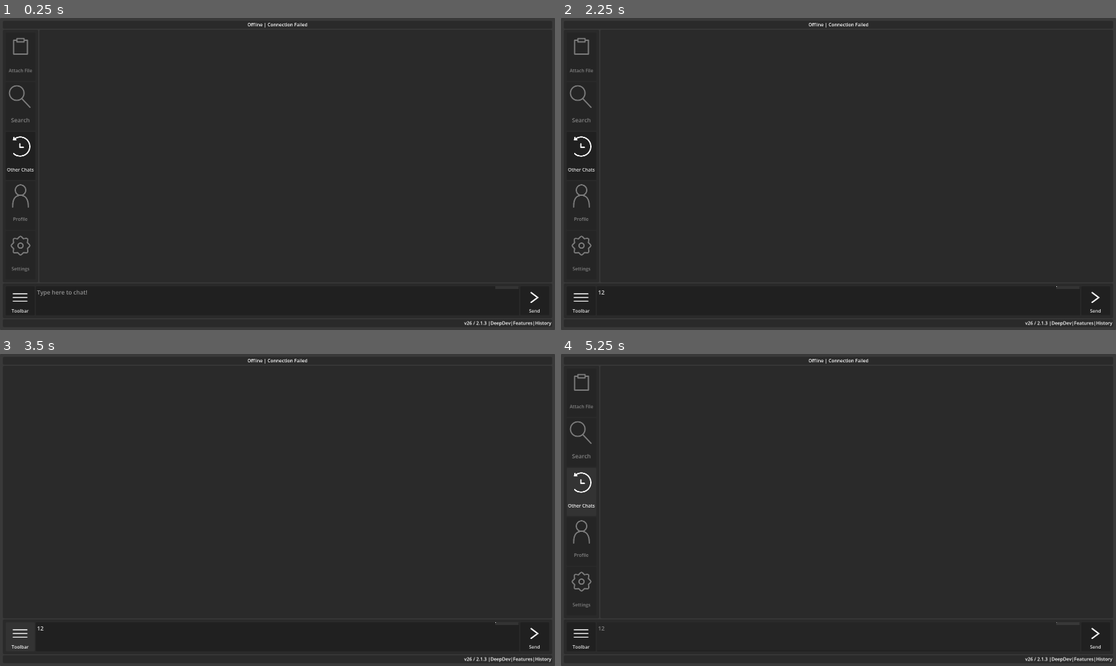
Above: before the commit, frames 1-4 (two rows, left to right).
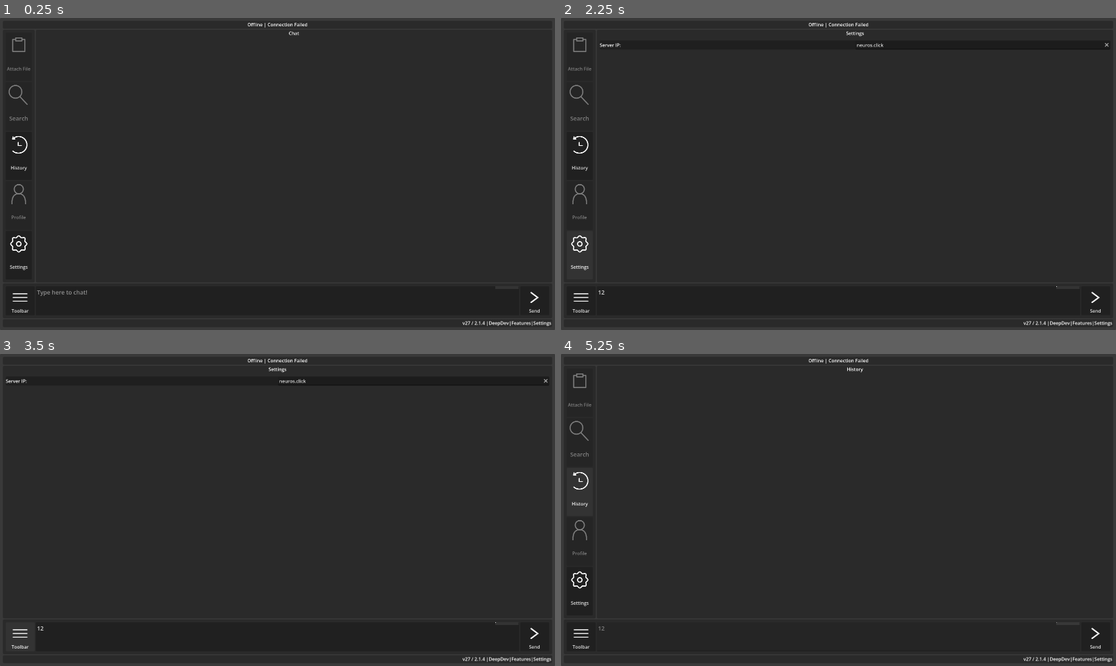
Above: after the commit, the same moments.

Repository: theodor-ziegler/WJ
Game: Godot game, scene res://scenes/window.tscn
Two runs of this game, one before a commit and one after it. Both use one fixed random seed, a clock stepped at 60 frames per second and the inputs below. The engine's default icon, where the game draws it, is replaced by a stand-in: a white triangle on a blue panel in a dark square.
Inputs (mouse positions are in pixels of both pictures, inside the frame that each line leads up to):
- Up to frame 1 (0.25 s): no input
- Up to frame 2 (2.25 s): click (838, 301) at 0.52 s; type "12" at 0.6 s; click "Other Chats" (after the commit: "History") at 1.25 s; click (577, 255) at 2 s, where only the run after the commit has a clickable "Settings"
- Up to frame 3 (3.5 s): click "Toolbar" at 2.75 s
- Up to frame 4 (5.25 s): click "Send" at 3.5 s; click "Toolbar" at 4.25 s; click "Other Chats" (after the commit: "History") at 5 s

The runs differ from the first frame. In frame 1, 0.7% of the frame differs, in the area x 1-100%, y 4-99%; in frame 2, 0.8%; in frame 3, 0.2%; in frame 4, 0.8%.

Commit message:
Einstellungen Hinzugefügt
Der Commit "Add Settings" wurde aufgrund von Fehlern in der GitHub Desktop App via das Web-Interface durchgeführt, wodurch Duplikatdateien entstanden.
Der Commit "Revert Add Settings" wurde von einem Account names "Xodabeef" durchgeführt. Dies lag an einem fehlerhaftem Login auf meinem Schulrechner, welcher nun behoben wurde.
GitHub ist mittlerweile eine Fehlerduchzogene Dienstleistung und sollte nicht für zukünftige Projekte genutzt werden.

Diff:
--- a/client/project.godot
+++ b/client/project.godot
@@ -16,7 +16,7 @@
 
 config/name="Client-Github"
 run/main_scene="uid://5qaneidsij0m"
-config/features=PackedStringArray("4.6", "Mobile")
+config/features=PackedStringArray("4.7", "Mobile")
 config/icon="res://icon.svg"
 
 [display]
--- a/client/scenes/window.tscn
+++ b/client/scenes/window.tscn
@@ -111,7 +111,7 @@
 [node name="HistoryButton" type="Button" parent="RootMargin/RootSplit/MainSplit/SubSplit/ToolbarPanel/ToolbarMargin/ToolbarSplit" unique_id=1951537956]
 layout_mode = 2
 size_flags_vertical = 3
-text = "Other Chats"
+text = "History"
 icon = ExtResource("2_qnju7")
 icon_alignment = 1
 vertical_icon_alignment = 0
@@ -130,7 +130,6 @@
 [node name="SettingsButton" type="Button" parent="RootMargin/RootSplit/MainSplit/SubSplit/ToolbarPanel/ToolbarMargin/ToolbarSplit" unique_id=382233623]
 layout_mode = 2
 size_flags_vertical = 3
-disabled = true
 text = "Settings"
 icon = ExtResource("4_syahi")
 icon_alignment = 1
@@ -142,19 +141,28 @@
 size_flags_horizontal = 3
 size_flags_vertical = 3
 
-[node name="ChatMargin" type="MarginContainer" parent="RootMargin/RootSplit/MainSplit/SubSplit/ChatPanel" unique_id=2012535059]
-layout_mode = 2
-theme_override_constants/margin_left = 10
-theme_override_constants/margin_top = 10
-theme_override_constants/margin_right = 10
-theme_override_constants/margin_bottom = 10
-
-[node name="ChatScroll" type="ScrollContainer" parent="RootMargin/RootSplit/MainSplit/SubSplit/ChatPanel/ChatMargin" unique_id=202143345]
+[node name="ChatSplit" type="VBoxContainer" parent="RootMargin/RootSplit/MainSplit/SubSplit/ChatPanel" unique_id=479869438]
+layout_mode = 2
+
+[node name="ChatLabel" type="Label" parent="RootMargin/RootSplit/MainSplit/SubSplit/ChatPanel/ChatSplit" unique_id=35010631]
+layout_mode = 2
+text = "Chat"
+horizontal_alignment = 1
+vertical_alignment = 1
+
+[node name="ChatMargin" type="MarginContainer" parent="RootMargin/RootSplit/MainSplit/SubSplit/ChatPanel/ChatSplit" unique_id=2012535059]
+layout_mode = 2
+theme_override_constants/margin_left = 10
+theme_override_constants/margin_top = 10
+theme_override_constants/margin_right = 10
+theme_override_constants/margin_bottom = 10
+
+[node name="ChatScroll" type="ScrollContainer" parent="RootMargin/RootSplit/MainSplit/SubSplit/ChatPanel/ChatSplit/ChatMargin" unique_id=202143345]
 layout_mode = 2
 follow_focus = true
 scroll_hint_mode = 3
 
-[node name="ChatMain" type="VBoxContainer" parent="RootMargin/RootSplit/MainSplit/SubSplit/ChatPanel/ChatMargin/ChatScroll" unique_id=406280471]
+[node name="ChatMain" type="VBoxContainer" parent="RootMargin/RootSplit/MainSplit/SubSplit/ChatPanel/ChatSplit/ChatMargin/ChatScroll" unique_id=406280471]
 layout_mode = 2
 size_flags_horizontal = 3
 size_flags_vertical = 3
@@ -164,22 +172,77 @@
 size_flags_horizontal = 3
 size_flags_vertical = 3
 
-[node name="HistoryMargin" type="MarginContainer" parent="RootMargin/RootSplit/MainSplit/SubSplit/HistoryPanel" unique_id=1285247544]
-layout_mode = 2
-theme_override_constants/margin_left = 10
-theme_override_constants/margin_top = 10
-theme_override_constants/margin_right = 10
-theme_override_constants/margin_bottom = 10
-
-[node name="HistoryScroll" type="ScrollContainer" parent="RootMargin/RootSplit/MainSplit/SubSplit/HistoryPanel/HistoryMargin" unique_id=520627855]
+[node name="HistorySplit" type="VBoxContainer" parent="RootMargin/RootSplit/MainSplit/SubSplit/HistoryPanel" unique_id=847276891]
+layout_mode = 2
+
+[node name="HistoryLabel" type="Label" parent="RootMargin/RootSplit/MainSplit/SubSplit/HistoryPanel/HistorySplit" unique_id=48959945]
+layout_mode = 2
+text = "History"
+horizontal_alignment = 1
+vertical_alignment = 1
+
+[node name="HistoryMargin" type="MarginContainer" parent="RootMargin/RootSplit/MainSplit/SubSplit/HistoryPanel/HistorySplit" unique_id=1285247544]
+layout_mode = 2
+theme_override_constants/margin_left = 10
+theme_override_constants/margin_top = 10
+theme_override_constants/margin_right = 10
+theme_override_constants/margin_bottom = 10
+
+[node name="HistoryScroll" type="ScrollContainer" parent="RootMargin/RootSplit/MainSplit/SubSplit/HistoryPanel/HistorySplit/HistoryMargin" unique_id=520627855]
 layout_mode = 2
 follow_focus = true
 scroll_hint_mode = 3
 
-[node name="HistoryMain" type="VBoxContainer" parent="RootMargin/RootSplit/MainSplit/SubSplit/HistoryPanel/HistoryMargin/HistoryScroll" unique_id=1100489123]
-layout_mode = 2
-size_flags_horizontal = 3
-size_flags_vertical = 3
+[node name="HistoryMain" type="VBoxContainer" parent="RootMargin/RootSplit/MainSplit/SubSplit/HistoryPanel/HistorySplit/HistoryMargin/HistoryScroll" unique_id=1100489123]
+layout_mode = 2
+size_flags_horizontal = 3
+size_flags_vertical = 3
+
+[node name="SettingsPanel" type="PanelContainer" parent="RootMargin/RootSplit/MainSplit/SubSplit" unique_id=1461957483]
+layout_mode = 2
+size_flags_horizontal = 3
+size_flags_vertical = 3
+
+[node name="SettingsSplit" type="VBoxContainer" parent="RootMargin/RootSplit/MainSplit/SubSplit/SettingsPanel" unique_id=1996179588]
+layout_mode = 2
+
+[node name="SettingsLabel" type="Label" parent="RootMargin/RootSplit/MainSplit/SubSplit/SettingsPanel/SettingsSplit" unique_id=1538398154]
+layout_mode = 2
+text = "Settings"
+horizontal_alignment = 1
+vertical_alignment = 1
+
+[node name="SettingsMargin" type="MarginContainer" parent="RootMargin/RootSplit/MainSplit/SubSplit/SettingsPanel/SettingsSplit" unique_id=93109470]
+layout_mode = 2
+theme_override_constants/margin_left = 10
+theme_override_constants/margin_top = 10
+theme_override_constants/margin_right = 10
+theme_override_constants/margin_bottom = 10
+
+[node name="SettingsMain" type="VBoxContainer" parent="RootMargin/RootSplit/MainSplit/SubSplit/SettingsPanel/SettingsSplit/SettingsMargin" unique_id=1067338157]
+layout_mode = 2
+size_flags_horizontal = 3
+size_flags_vertical = 3
+
+[node name="EntryIP" type="PanelContainer" parent="RootMargin/RootSplit/MainSplit/SubSplit/SettingsPanel/SettingsSplit/SettingsMargin/SettingsMain" unique_id=1856933892]
+layout_mode = 2
+
+[node name="IPSplit" type="HBoxContainer" parent="RootMargin/RootSplit/MainSplit/SubSplit/SettingsPanel/SettingsSplit/SettingsMargin/SettingsMain/EntryIP" unique_id=409042156]
+layout_mode = 2
+
+[node name="IPLabel" type="Label" parent="RootMargin/RootSplit/MainSplit/SubSplit/SettingsPanel/SettingsSplit/SettingsMargin/SettingsMain/EntryIP/IPSplit" unique_id=954175740]
+layout_mode = 2
+size_flags_horizontal = 3
+size_flags_vertical = 1
+text = "Server IP: "
+vertical_alignment = 1
+
+[node name="IPEdit" type="LineEdit" parent="RootMargin/RootSplit/MainSplit/SubSplit/SettingsPanel/SettingsSplit/SettingsMargin/SettingsMain/EntryIP/IPSplit" unique_id=1444425150]
+layout_mode = 2
+size_flags_horizontal = 3
+text = "neuros.click"
+placeholder_text = "Server IP"
+clear_button_enabled = true
 
 [node name="InputPanel" type="PanelContainer" parent="RootMargin/RootSplit/MainSplit" unique_id=1351366134]
 custom_minimum_size = Vector2(0, 100)
@@ -240,10 +303,12 @@
 
 [node name="VersionInfoLabel" type="Label" parent="RootMargin/RootSplit/VersionInfoPanel/VersionInfoMargin" unique_id=35432448]
 layout_mode = 2
-text = "v26 / 2.1.3 |DeepDev|Features|History"
+text = "v27 / 2.1.4 |DeepDev|Features|Settings"
 horizontal_alignment = 2
 vertical_alignment = 2
 
 [connection signal="pressed" from="RootMargin/RootSplit/MainSplit/SubSplit/ToolbarPanel/ToolbarMargin/ToolbarSplit/HistoryButton" to="." method="_on_history_button_pressed"]
+[connection signal="pressed" from="RootMargin/RootSplit/MainSplit/SubSplit/ToolbarPanel/ToolbarMargin/ToolbarSplit/SettingsButton" to="." method="_on_settings_button_pressed"]
+[connection signal="text_submitted" from="RootMargin/RootSplit/MainSplit/SubSplit/SettingsPanel/SettingsSplit/SettingsMargin/SettingsMain/EntryIP/IPSplit/IPEdit" to="." method="_on_ip_edit_text_submitted"]
 [connection signal="pressed" from="RootMargin/RootSplit/MainSplit/InputPanel/InputMargin/InputMain/MenuButton" to="." method="_on_menu_button_pressed"]
 [connection signal="pressed" from="RootMargin/RootSplit/MainSplit/InputPanel/InputMargin/InputMain/SendButton" to="." method="_on_send_button_pressed"]
--- a/client/scripts/backend/backend_socket_wrapper.gd
+++ b/client/scripts/backend/backend_socket_wrapper.gd
@@ -14,15 +14,19 @@
 signal title_set
 signal context_list(list: Dictionary[int, String])
 
-const SERVER: String = "neuros.click"
 const PORT: int = 3737
 
+var server: String = "neuros.click"
 var client: StreamPeerTCP
 var _output_thread: Thread
 var _input_thread: Thread
 var _output_lock: Mutex = Mutex.new()
 var _send_queue: String = ""
 var _connection_thread: Thread
+
+
+func set_server(ip: String) -> void:
+	server = ip
 
 func connect_socket() -> void:
 	_connection_thread = Thread.new()
@@ -40,7 +44,7 @@
 func f_connection_thread() -> void:
 	client = StreamPeerTCP.new()
 	client.big_endian = true
-	client.connect_to_host(SERVER, PORT)
+	client.connect_to_host(server, PORT)
 	client.poll()
 
 	while client.get_status() == StreamPeerTCP.STATUS_CONNECTING:
--- a/client/scripts/window.gd
+++ b/client/scripts/window.gd
@@ -1,13 +1,15 @@
 extends PanelContainer
 
 
-@onready var chat_main: VBoxContainer = $RootMargin/RootSplit/MainSplit/SubSplit/ChatPanel/ChatMargin/ChatScroll/ChatMain
+
 @onready var prompt_edit: TextEdit = $RootMargin/RootSplit/MainSplit/InputPanel/InputMargin/InputMain/PromptEdit
 @onready var status_label: Label = $RootMargin/RootSplit/StatusInfoPanel/StatusInfoMargin/StatusInfoLabel
 @onready var toolbar_panel: PanelContainer = $RootMargin/RootSplit/MainSplit/SubSplit/ToolbarPanel
 @onready var chat_panel: PanelContainer = $RootMargin/RootSplit/MainSplit/SubSplit/ChatPanel
+@onready var chat_main: VBoxContainer = $RootMargin/RootSplit/MainSplit/SubSplit/ChatPanel/ChatSplit/ChatMargin/ChatScroll/ChatMain
 @onready var history_panel: PanelContainer = $RootMargin/RootSplit/MainSplit/SubSplit/HistoryPanel
-@onready var history_main: VBoxContainer = $RootMargin/RootSplit/MainSplit/SubSplit/HistoryPanel/HistoryMargin/HistoryScroll/HistoryMain
+@onready var history_main: VBoxContainer = $RootMargin/RootSplit/MainSplit/SubSplit/HistoryPanel/HistorySplit/HistoryMargin/HistoryScroll/HistoryMain
+@onready var settings_panel: PanelContainer = $RootMargin/RootSplit/MainSplit/SubSplit/SettingsPanel
 
 var chatbubblepre: PackedScene = preload("res://scenes/chat_bubble.tscn")
 var message_index: int = 0
@@ -24,7 +26,7 @@
 
 enum ping_states {ONLINE, WAITING, OFFLINE, DEAD}
 enum web_states {ONLINE, WAITING, OFFLINE}
-enum panel_types {CHAT, HISTORY}
+enum panel_types {CHAT, HISTORY, SETTINGS}
 
 var ping_status_indices = {
 	ping_states.ONLINE: "Connected",
@@ -195,9 +197,17 @@
 	#test_features()
 	backend.queue_get_context_list()
 
+func _on_settings_button_pressed() -> void:
+	open_panel(panel_types.SETTINGS)
+
+func _on_ip_edit_text_submitted(new_text: String) -> void:
+	print("[DEB] [SVR] Setting Server IP To: ", new_text)
+	backend.set_server(new_text)
+
 func open_panel(_panel: panel_types):
 	chat_panel.visible = false
 	history_panel.visible = false
+	settings_panel.visible = false
 	match _panel:
 		panel_types.CHAT:
 			print("[DEB] [PAN] Opening Panel: CHAT")
@@ -205,6 +215,9 @@
 		panel_types.HISTORY:
 			print("[DEB] [PAN] Opening Panel: HISTORY")
 			history_panel.visible = true
+		panel_types.SETTINGS:
+			print("[DEB] [PAN] Opening Panel: SETTINGS")
+			settings_panel.visible = true
 
 func on_history_context_open(_index):
 	print("[DEB] [HIS] Opening Historic Context At Index: ", _index)
Not shown, changed: client/VersionHistory.txt
Not shown: 1 places in client/scenes/window.tscn that only renumber resources
